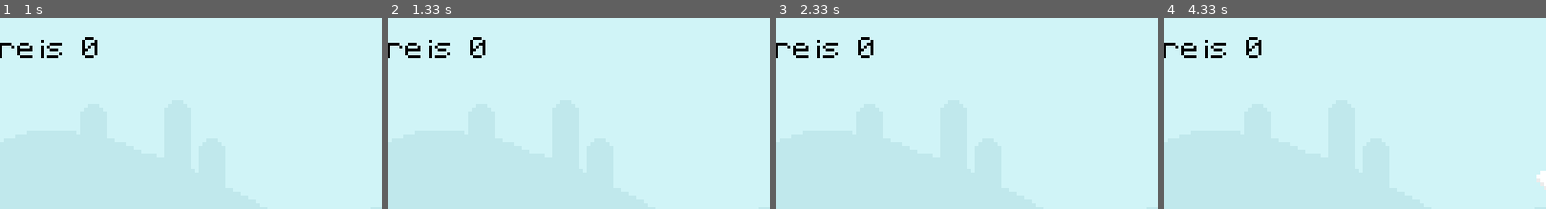
Above: before the commit, frames 1-4 (left to right).
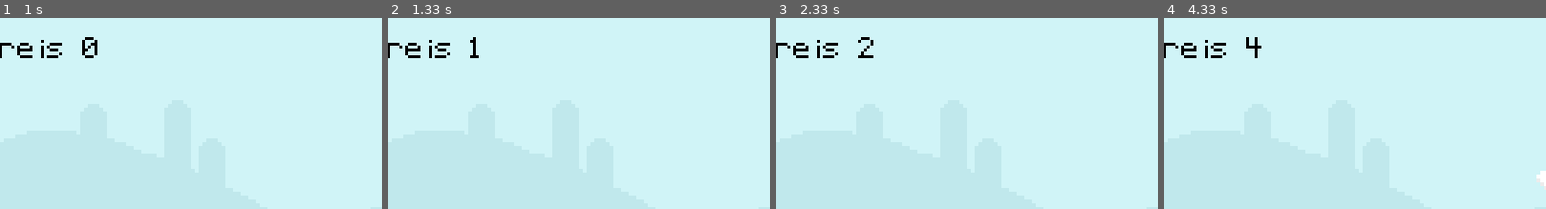
Above: after the commit, the same moments.

Repository: perfectsadi/The_Runner.pygame
Game: pygame game, started from main.py
Same seed, same stepped clock (60 frames per second), same inputs: the game is played once before the commit and once after it.
Inputs (mouse positions are % of the whole screen's width and height, from its top left):
- Up to frame 1 (1 s): click (6, 64) at 0.38 s; click (6, 10) at 0.72 s
- Up to frame 2 (1.33 s): no input
- Up to frame 3 (2.33 s): click (6, 24) at 1.55 s
- Up to frame 4 (4.33 s): click (6, 46) at 2.38 s; click (6, 4) at 2.72 s; click (6, 11) at 3.55 s
The pictures show only the part of the screen within x 50-100%, y 0-50%; the shares and areas given below are measured in that part.

Frame 1 is identical in both runs. In frame 2, 0.2% of the frame differs, in the area x 21-26%, y 10-21%; in frame 3, 0.2%; in frame 4, 0.2%.

Commit message:
score-board

Diff:
--- a/main.py
+++ b/main.py
@@ -5,6 +5,7 @@
 
 #initializing setting
 def obstacle_movement(obstacle_list):
+    global obstacle_rect_list
     if obstacle_list:
         for obstacle_rect in obstacle_list:
             obstacle_rect.x -=5
@@ -43,11 +44,16 @@
     return True
 def score_get():
     global score
+    global score_surface, start_time
+    # score is time survived in seconds
+    score = (pygame.time.get_ticks() - start_time) // 1000
+    score_surface = score_font.render(f"Your score is   {score}", False,("black"))
+    return score
 
 pygame.init()
 game_active=True
 screen=pygame.display.set_mode((800,400))
-pygame.display.set_caption="Pixel Runner"
+pygame.display.set_caption("Pixel Runner")
 clock = pygame.time.Clock()
 
 score =0
@@ -72,6 +78,9 @@
 bgsound=pygame.mixer.Sound('audio/music.wav')
 bgsound.set_volume(0.3)
 bgsound.play(loops= -1)
+
+# start time for score (milliseconds)
+start_time = pygame.time.get_ticks()
 
 player_surf=player_walking[player_index]
 player_rect= player_surf.get_rect(bottomleft=(20,300))
@@ -122,6 +131,11 @@
             if event.type ==pygame.KEYDOWN and event.key == pygame.K_SPACE:
                 game_active=True
                 snail_rect.x=800
+                # reset scoring and timers
+                start_time = pygame.time.get_ticks()
+                score = 0
+                obstacle_rect_list.clear()
+                player_rect.bottom = 300
         if event.type == obstacle_clock and game_active==True:
             if randint(0,2):
                 obstacle_rect_list.append(snail_surface.get_rect(bottomright=(randint(900,1100),300)))
@@ -162,6 +176,10 @@
         if event.type == pygame.KEYDOWN :
             if event.key ==pygame.K_SPACE:
                 game_active=True
+                start_time = pygame.time.get_ticks()
+                score = 0
+                obstacle_rect_list.clear()
+                player_rect.bottom = 300
 
 
     #Updating
